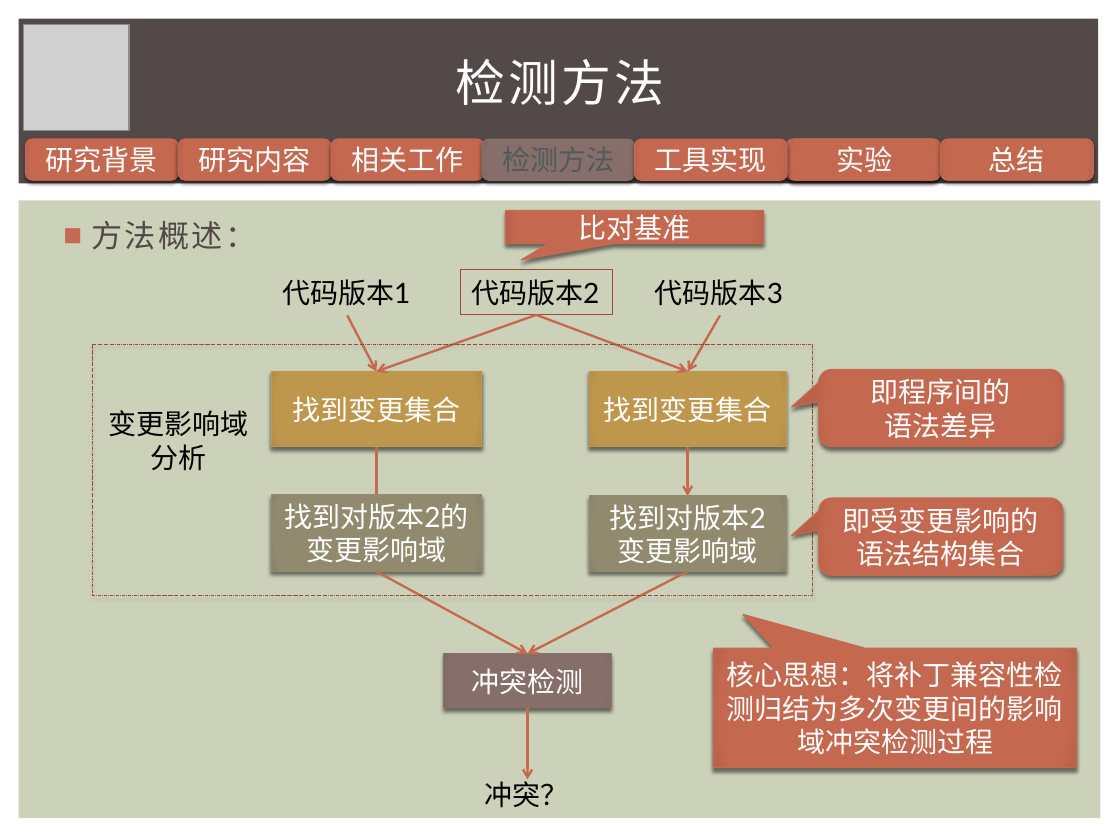
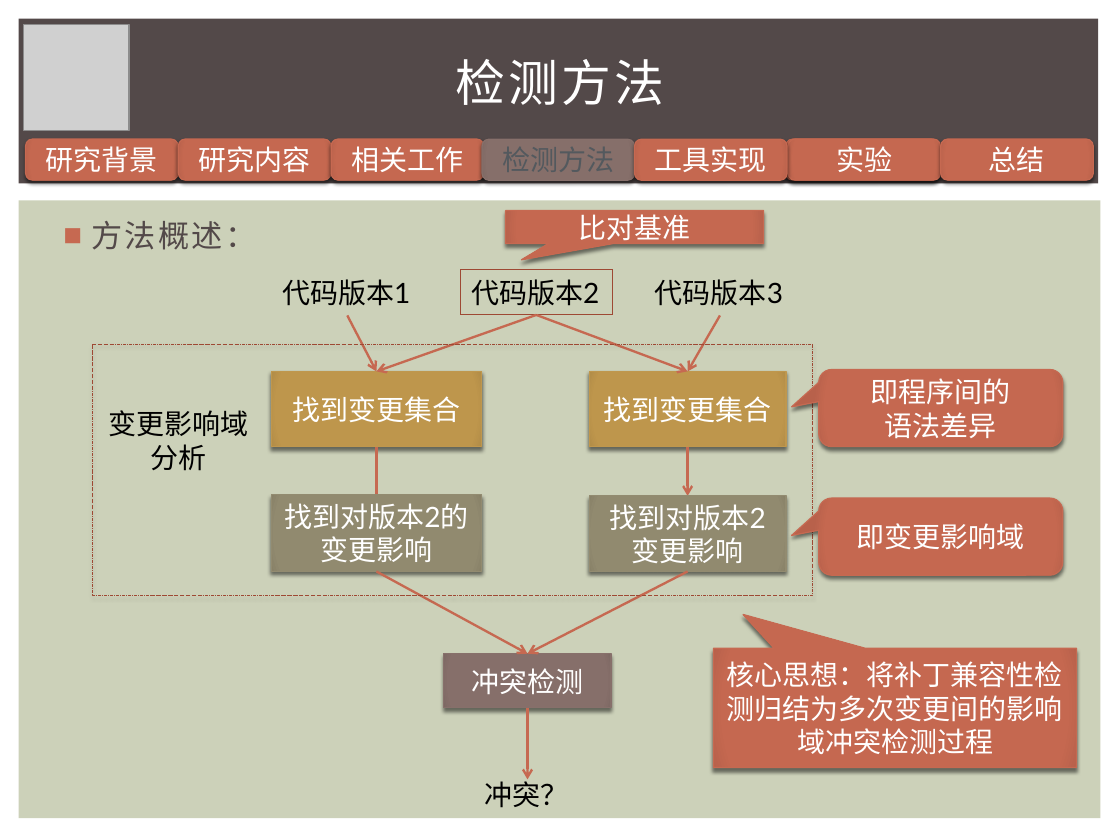
Before and after one commit to iewrer/mythesis, a slide deck: slide 11 of 答辩PPT.pptx. Drawn at 1120x840 pixels with LibreOffice and Linux fonts; fonts in the diff are those of the drawing; grey boxes stand for pictures. Boxes give left, top, right and bottom in pixels: in the first picture for what was removed or moved away, otherwise in the second. Text is boxed around its words. In the diff, an @@ line names an element or a change of style, - is before the commit and + after.

```diff
--- a/答辩PPT.pptx
+++ b/答辩PPT.pptx
@@ text in rectangle at (x1=320, y1=536, x2=432, y2=562): text changed @@
-变更影响域
+变更影响
@@ text in rectangle at (x1=632, y1=537, x2=744, y2=563): text changed @@
-变更影响域
+变更影响
@@ text in rounded speech box at (x1=857, y1=523, x2=1025, y2=549): text changed @@
-即受变更影响的语法结构集合
+即变更影响域
```
Also in this commit, not shown: 12 other slides changed, 1 slide added, 37 other files.
